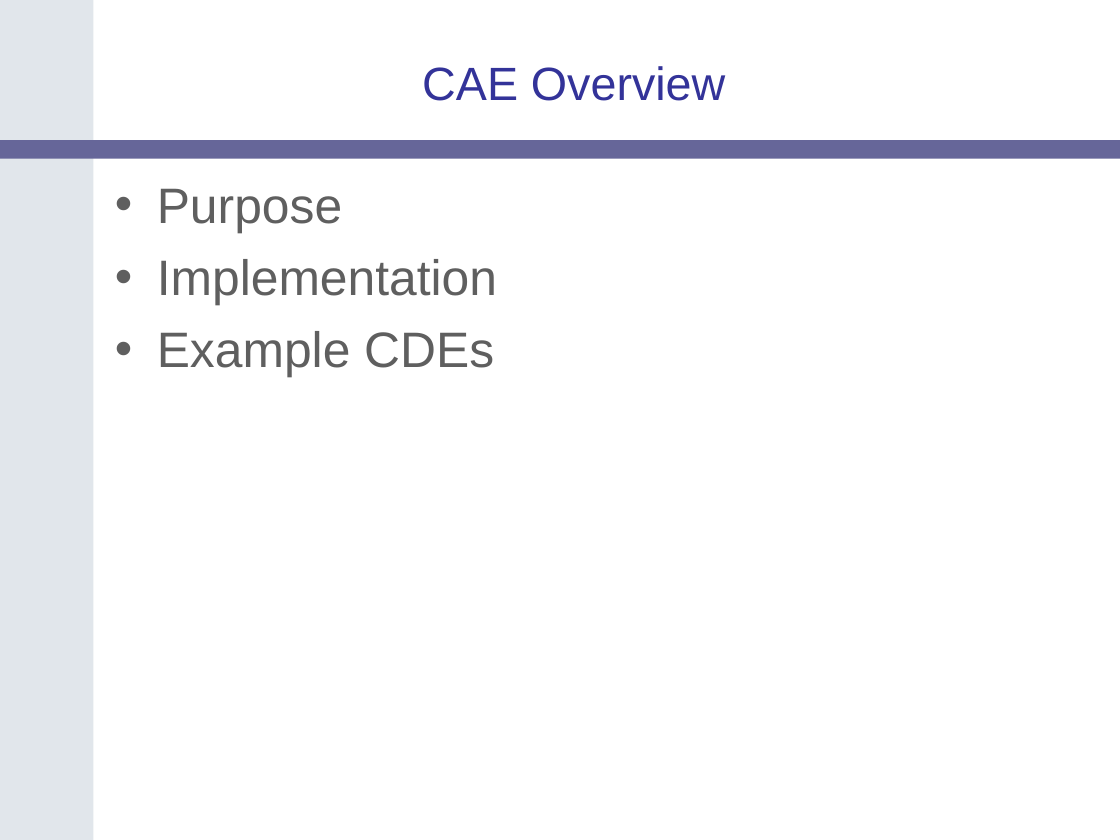
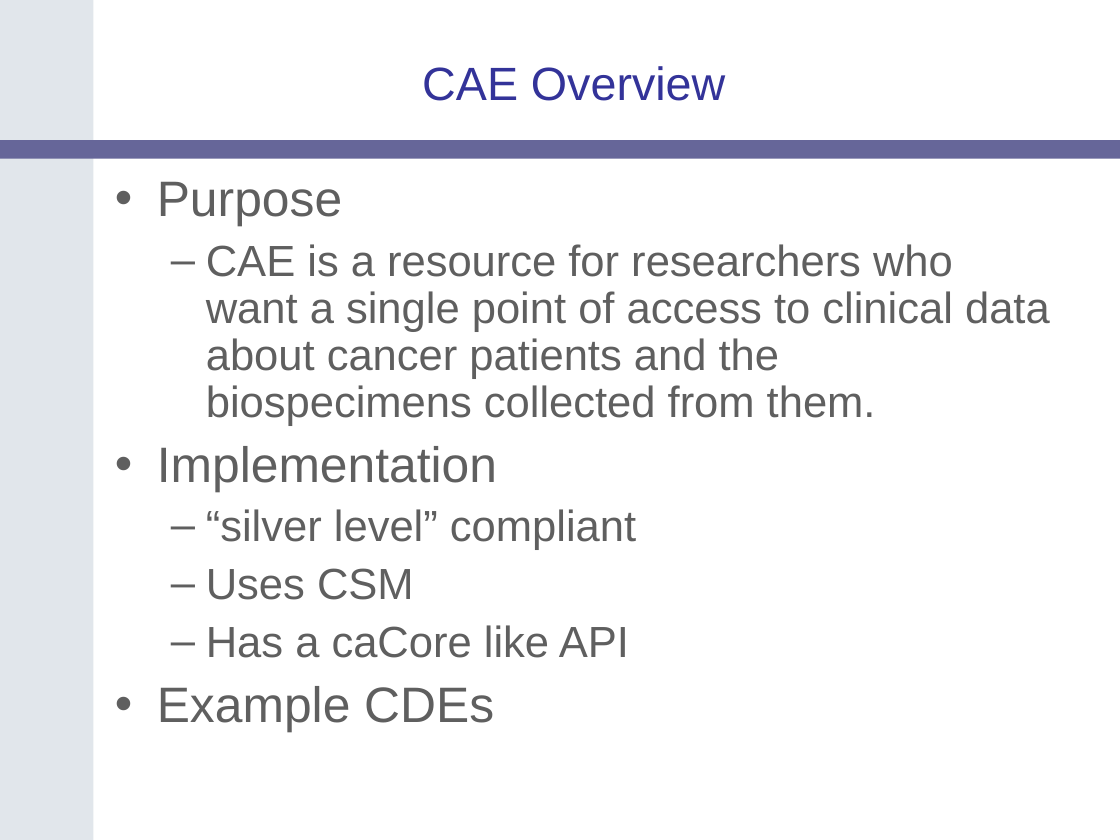
Before and after one commit to NCIP/catrip, a slide deck: slide 11 of catrip/documentation/presentations/catrip_f2f_2006_05/catrip_f2f_introduction_2006_05.ppt. Drawn at 1120x840 pixels with LibreOffice and Linux fonts; fonts in the diff are those of the drawing; background and template pictures are left out. Boxes give left, top, right and bottom in pixels: in the first picture for what was removed or moved away, otherwise in the second. Text is boxed around its words. In the diff, an @@ line names an element or a change of style, - is before the commit and + after.

Commit message:
updated caTissue Core and CAE
SVN-Revision: 58

```diff
--- a/catrip/documentation/presentations/catrip_f2f_2006_05/catrip_f2f_introduction_2006_05.ppt
+++ b/catrip/documentation/presentations/catrip_f2f_2006_05/catrip_f2f_introduction_2006_05.ppt
@@ text at (157, 181, 497, 732): line spacing 1 to 0.9 @@
@@ text at (206, 244, 1050, 426): paragraph added @@
+  – CAE is a resource for researchers who want a single point of access to clinical data about cancer patients and the biospecimens collected from them.
@@ text at (206, 509, 636, 658): paragraphs added @@
+  – “silver level” compliant
+  – Uses CSM
+  – Has a caCore like API
```
Also in this commit, not shown: 1 other slide changed.
